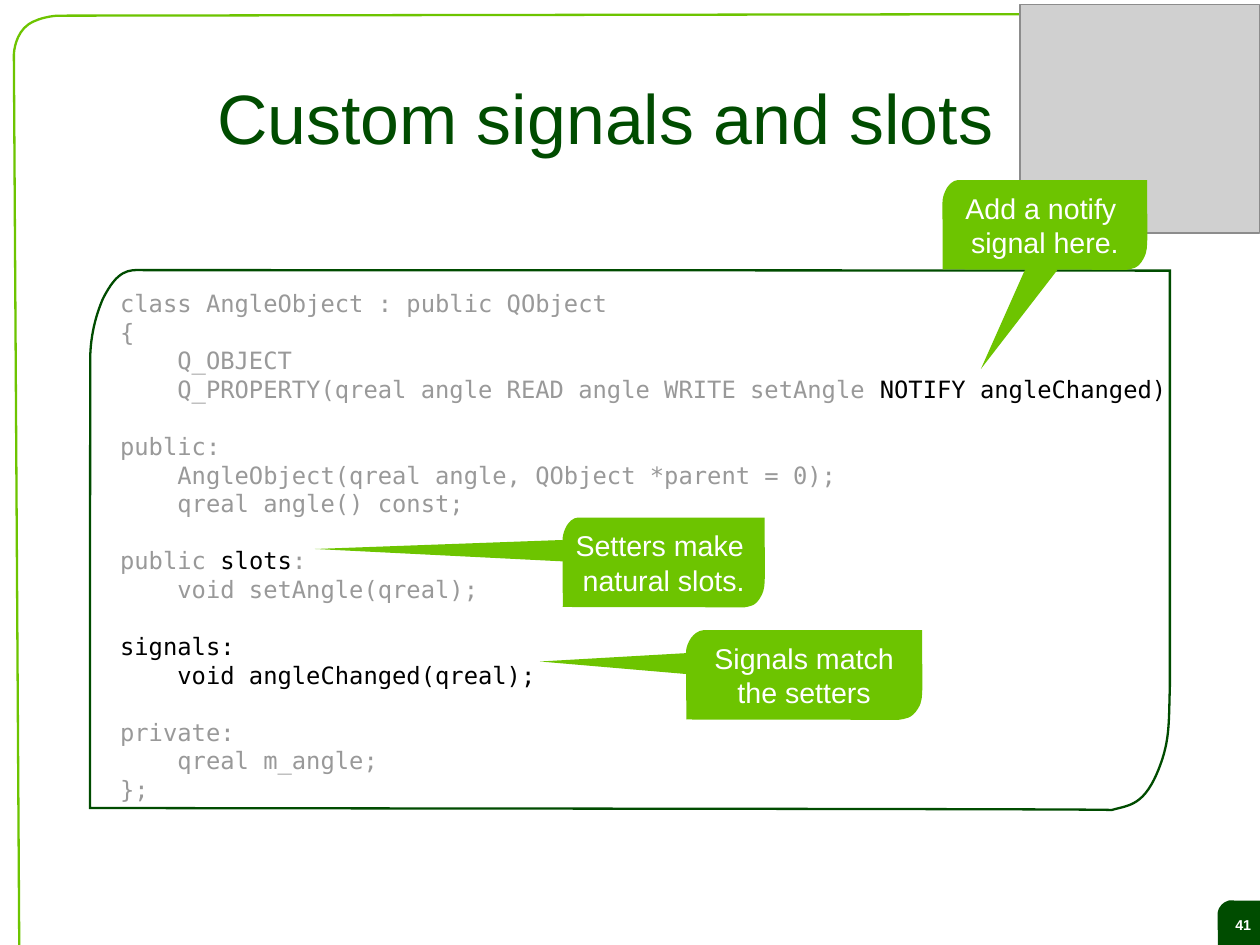
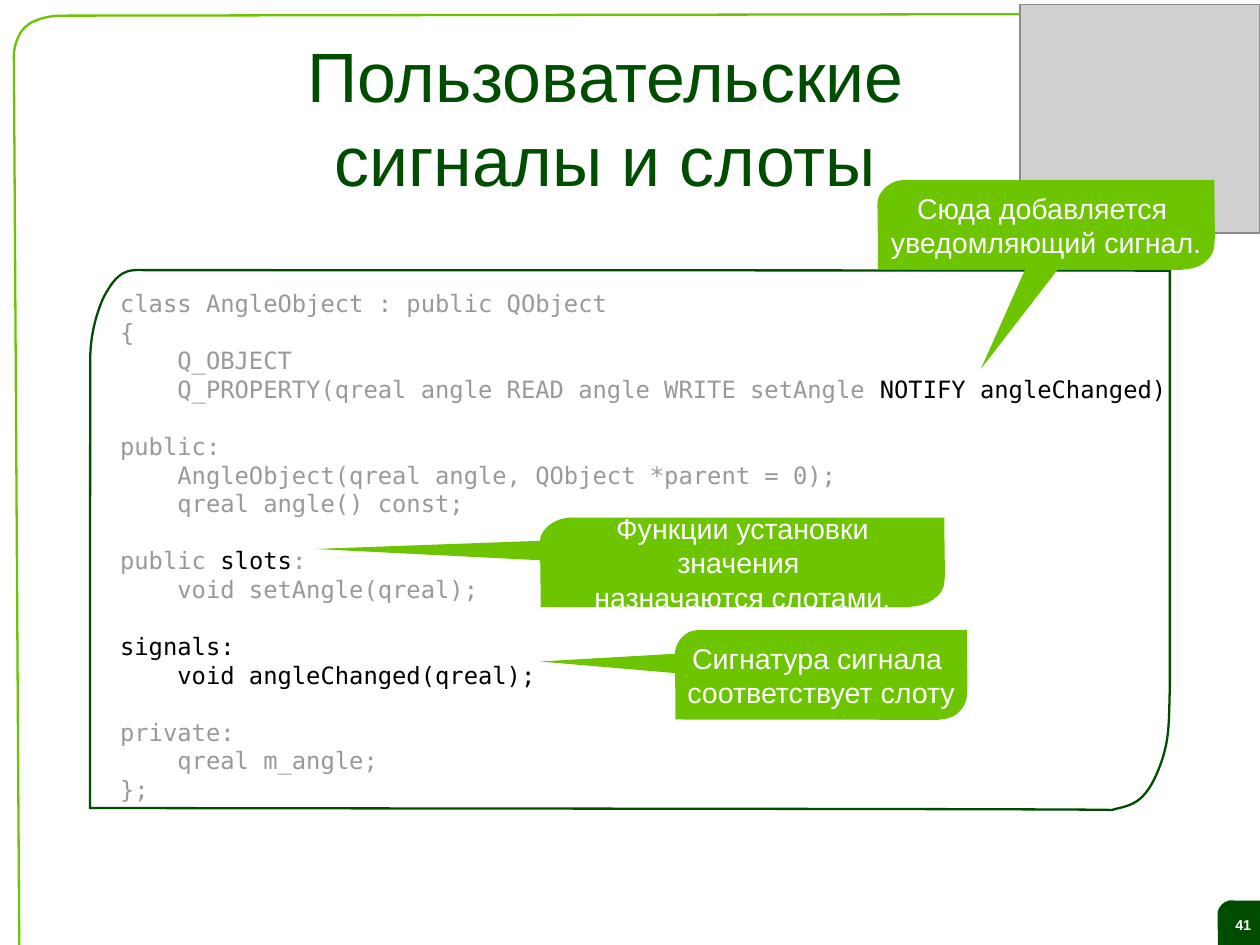
Before and after one commit to saa/qecm, a slide deck: slide 41 of Lectures and Exercises/L02 - The Qt object model and the signal slot concept/L2 Slides.odp. Drawn at 1260x945 pixels with LibreOffice and Linux fonts; fonts in the diff are those of the drawing; grey boxes stand for pictures; background and template pictures are left out. Boxes give left, top, right and bottom in pixels: in the first picture for what was removed or moved away, otherwise in the second. Text is boxed around its words. In the diff, an @@ line names an element or a change of style, - is before the commit and + after.

```diff
--- a/Lectures and Exercises/L02 - The Qt object model and the signal slot concept/L2 Slides.odp
+++ b/Lectures and Exercises/L02 - The Qt object model and the signal slot concept/L2 Slides.odp
@@ title at (x1=307, y1=54, x2=903, y2=187): text changed @@
-Custom signals and slots
+Пользовательские сигналы и слоты
@@ freeform shape "Сюда добавляется" resized from (x1=943, y1=180, x2=1148, y2=270) to (x1=878, y1=180, x2=1215, y2=270) @@
@@ text in freeform shape at (x1=891, y1=198, x2=1201, y2=259): text changed @@
-Add a notify
-signal here.
+Сюда добавляется
+уведомляющий сигнал.
@@ freeform shape "Функции установки значения" resized from (x1=563, y1=518, x2=765, y2=608) to (x1=540, y1=518, x2=944, y2=608) @@
@@ text in freeform shape at (x1=594, y1=517, x2=891, y2=613): text changed @@
-Setters make
-natural slots.
+Функции установки значения
+назначаются слотами.
@@ freeform shape "Сигнатура сигнала" resized from (x1=686, y1=630, x2=923, y2=720) to (x1=676, y1=630, x2=968, y2=720) @@
@@ text in freeform shape at (x1=687, y1=649, x2=955, y2=709): text changed @@
-Signals match
-the setters
+Сигнатура сигнала
+соответствует слоту
```
Also in this commit, not shown: 39 other slides changed, 19 slides added, 19 slides removed, 1 other file.
